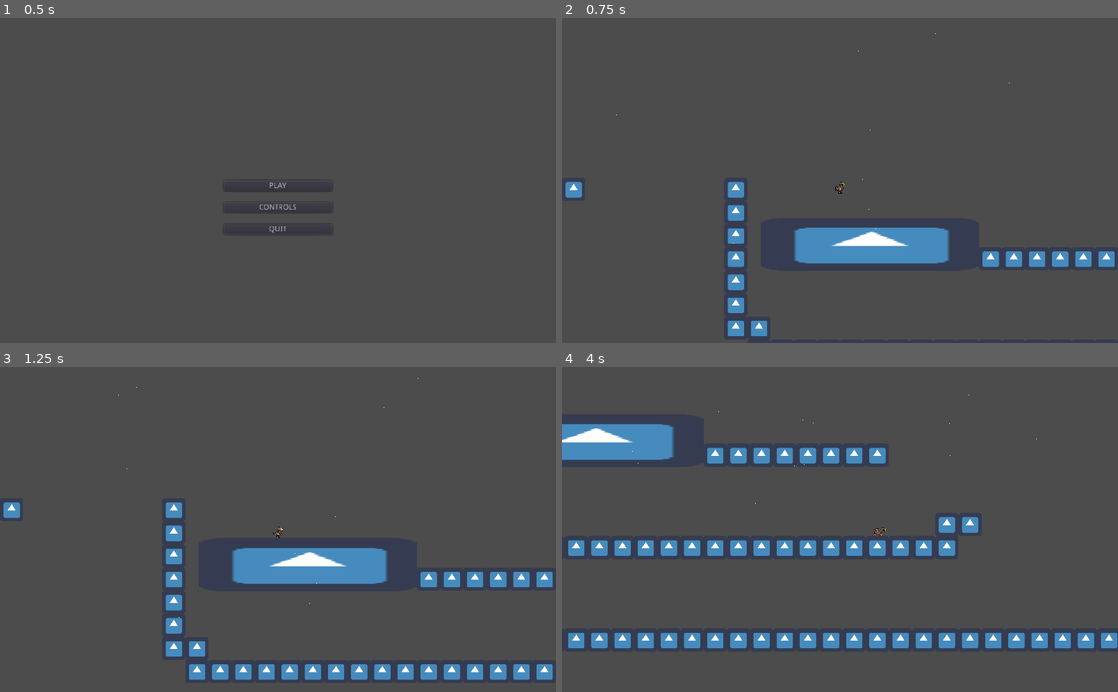
Above: before the commit, frames 1-4 (two rows, left to right).
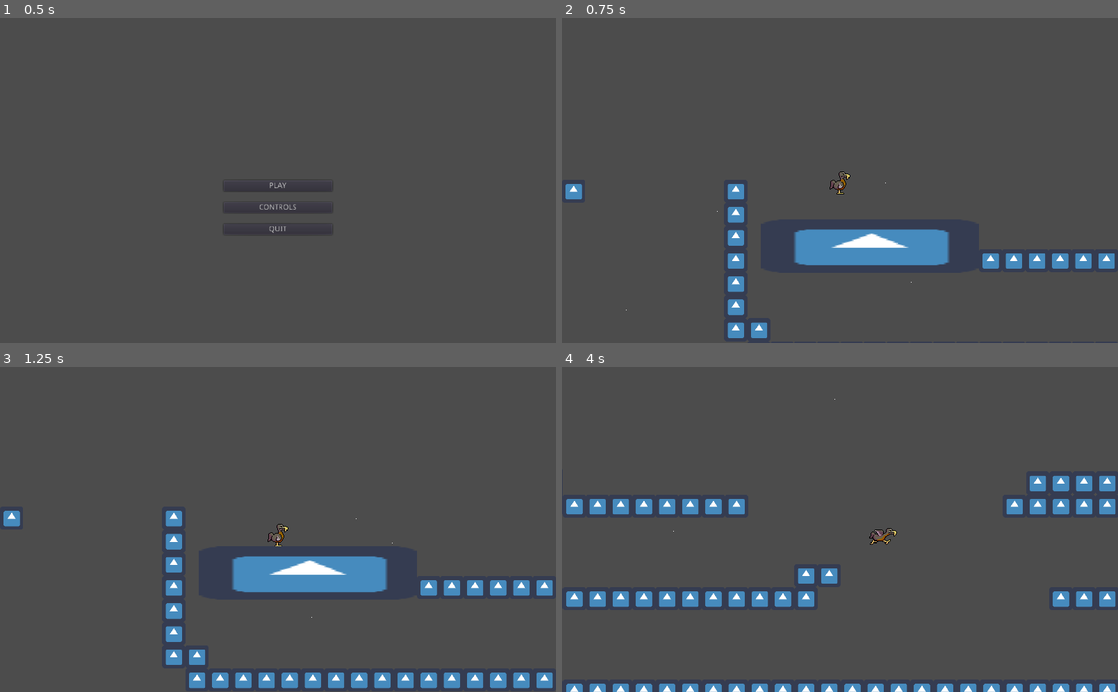
Above: after the commit, the same moments.

Repository: Struckdown/GDQ2021
Game: Godot game, scene res://MainMenu.tscn
Same seed, same stepped clock (60 frames per second), same inputs: the game is played once before the commit and once after it. The engine's default icon, where the game draws it, is replaced by a stand-in: a white triangle on a blue panel in a dark square.
Inputs:
- Up to frame 1 (0.5 s): no input
- Up to frame 2 (0.75 s): click "PLAY" at 0.5 s
- Up to frame 3 (1.25 s): no input
- Up to frame 4 (4 s): hold D (right) 1.28-2.78 s; tap Shift (dash) every 0.75 s from 1.35 to 3.6 s; tap Space (jump) at 1.52, 2.27, 3.77 s; hold A (left) 2.78-3.53 s; hold D (right) from 3.53 s (still down)

Frame 1 is identical in both runs. In frame 2, 1.5% of the frame differs, in the area x 0-100%, y 4-99%; in frame 3, 7.4%; in frame 4, 16%, in the area x 0-100%, y 8-100%.

Commit message:
moved some things around

Diff:
--- a/Boss.tscn
+++ /dev/null
@@ -1,42 +0,0 @@
-[gd_scene load_steps=5 format=2]
-
-[ext_resource path="res://Dodo/Dodo.tscn" type="PackedScene" id=1]
-[ext_resource path="res://icon.png" type="Texture" id=2]
-[ext_resource path="res://pauseMenu.tscn" type="PackedScene" id=3]
-
-[sub_resource type="RectangleShape2D" id=1]
-extents = Vector2( 300.921, 71.2753 )
-
-[node name="Boss" type="Node2D"]
-
-[node name="Boss" parent="." instance=ExtResource( 1 )]
-script = null
-
-[node name="Dodo" parent="." instance=ExtResource( 1 )]
-position = Vector2( 291, 11 )
-
-[node name="Camera2D" type="Camera2D" parent="Dodo"]
-position = Vector2( 411.466, 187.895 )
-current = true
-limit_left = -100
-limit_top = -400
-limit_right = 1000
-limit_bottom = 400
-limit_smoothed = true
-smoothing_enabled = true
-
-[node name="Floor box" type="StaticBody2D" parent="."]
-position = Vector2( 81.567, 183.315 )
-
-[node name="CollisionShape2D" type="CollisionShape2D" parent="Floor box"]
-shape = SubResource( 1 )
-
-[node name="Sprite" type="Sprite" parent="Floor box"]
-position = Vector2( 1.17982, 0.943907 )
-scale = Vector2( 9.41375, 2.29783 )
-texture = ExtResource( 2 )
-
-[node name="Pause" type="CanvasLayer" parent="."]
-
-[node name="Pause Menu" parent="Pause" instance=ExtResource( 3 )]
-visible = false
--- a/MainLevel.tscn
+++ b/MainLevel.tscn
@@ -24,6 +24,8 @@
 [node name="MainLevel2" type="Node2D"]
 
 [node name="Dodo" parent="." instance=ExtResource( 1 )]
+scale = Vector2( 2, 2 )
+gravity = 10.0
 
 [node name="Camera2D" type="Camera2D" parent="Dodo"]
 current = true
--- a/Test.tscn
+++ b/Test.tscn
@@ -1,6 +1,6 @@
 [gd_scene load_steps=2 format=2]
 
-[ext_resource path="res://pauseMenu.tscn" type="PackedScene" id=1]
+[ext_resource path="res://UI/pauseMenu.tscn" type="PackedScene" id=1]
 
 [node name="Test" type="Node2D"]
 
--- a/WorkingPauseMenu.tscn
+++ b/WorkingPauseMenu.tscn
@@ -1,6 +1,6 @@
 [gd_scene load_steps=2 format=2]
 
-[ext_resource path="res://pauseMenu.tscn" type="PackedScene" id=1]
+[ext_resource path="res://UI/pauseMenu.tscn" type="PackedScene" id=1]
 
 [node name="Pause" type="Node2D"]
 
--- a/project.godot
+++ b/project.godot
@@ -59,12 +59,12 @@
 "events": [ Object(InputEventKey,"resource_local_to_scene":false,"resource_name":"","device":0,"alt":false,"shift":false,"control":false,"meta":false,"command":false,"pressed":false,"scancode":16777237,"unicode":0,"echo":false,"script":null)
  ]
 }
-Pause={
+pause={
 "deadzone": 0.5,
 "events": [ Object(InputEventKey,"resource_local_to_scene":false,"resource_name":"","device":0,"alt":false,"shift":false,"control":false,"meta":false,"command":false,"pressed":false,"scancode":80,"unicode":0,"echo":false,"script":null)
  ]
 }
-pause={
+Pause={
 "deadzone": 0.5,
 "events": [ Object(InputEventKey,"resource_local_to_scene":false,"resource_name":"","device":0,"alt":false,"shift":false,"control":false,"meta":false,"command":false,"pressed":false,"scancode":80,"unicode":0,"echo":false,"script":null)
  ]
Not shown, changed: Artwork/Controls.png.import
Renamed: pauseMenu.tscn -> UI/pauseMenu.tscn
